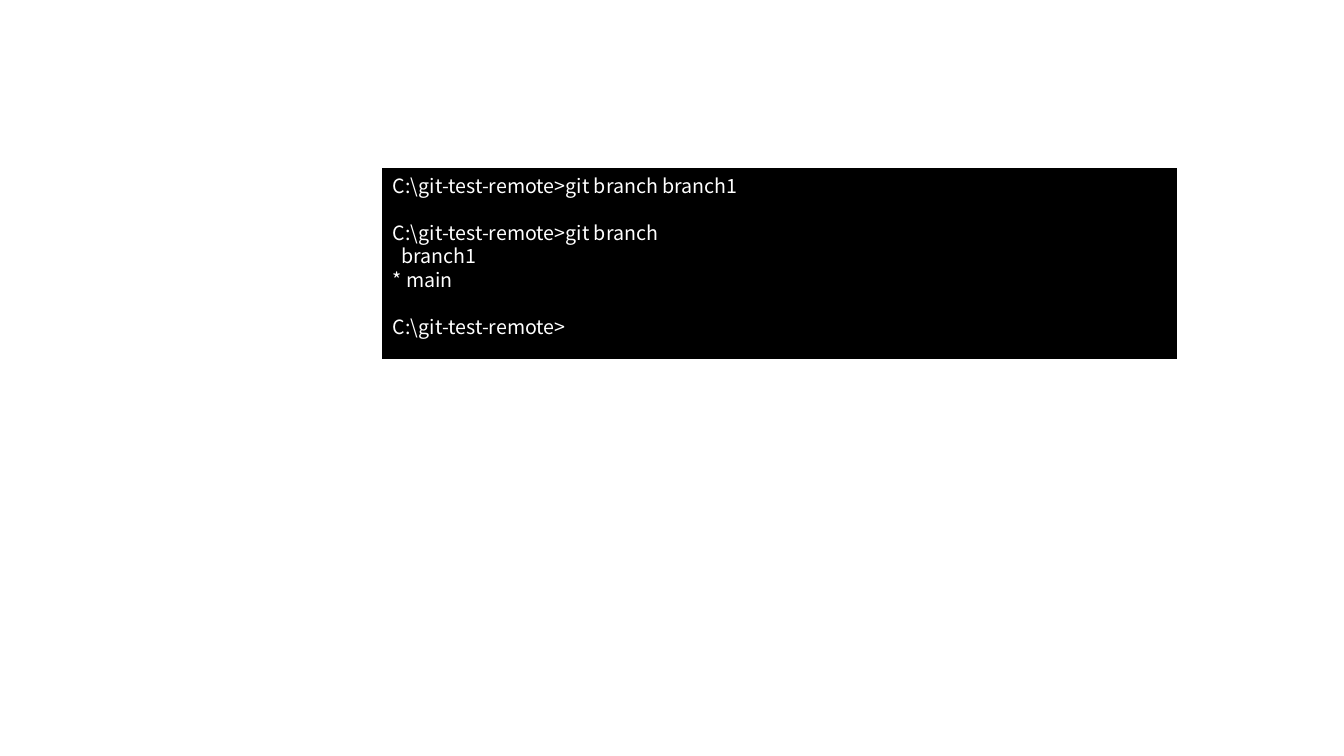
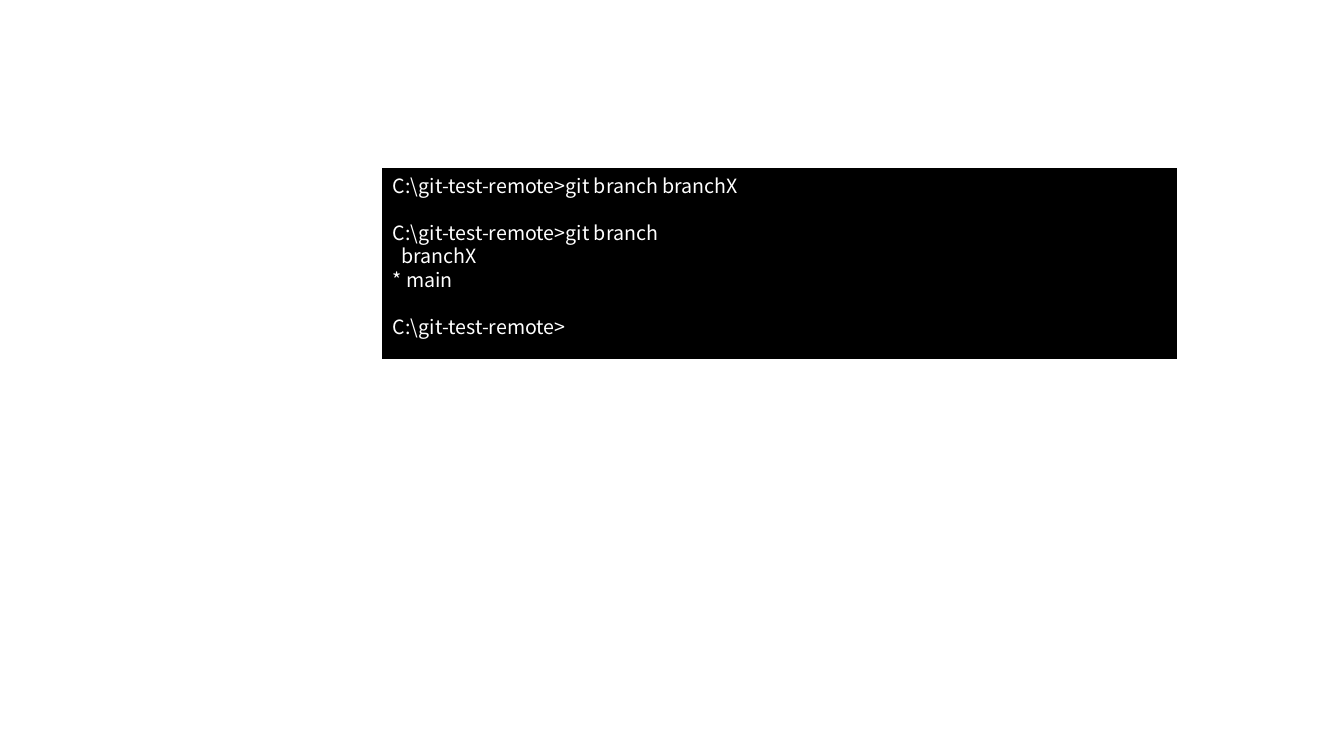
Before and after one commit to nishida2073/ai_navive, a slide deck: slide 136 of 01_テキスト/Git入門_図.pptx (slide 144 before the commit). Drawn at 1344x756 pixels with LibreOffice and Linux fonts; fonts in the diff are those of the drawing. Boxes give left, top, right and bottom in pixels: in the first picture for what was removed or moved away, otherwise in the second. Text is boxed around its words. In the diff, an @@ line names an element or a change of style, - is before the commit and + after.

```diff
--- a/01_テキスト/Git入門_図.pptx
+++ b/01_テキスト/Git入門_図.pptx
@@ text in rectangle at [393, 177, 738, 198]: text changed @@
-C:\git-test-remote>git branch branch1
+C:\git-test-remote>git branch branchX
@@ text in rectangle at [401, 243, 476, 264]: text changed @@
-branch1
+branchX
```
Also in this commit, not shown: 9 other slides changed, 1 slide added, 10 slides removed, 1 other file.
